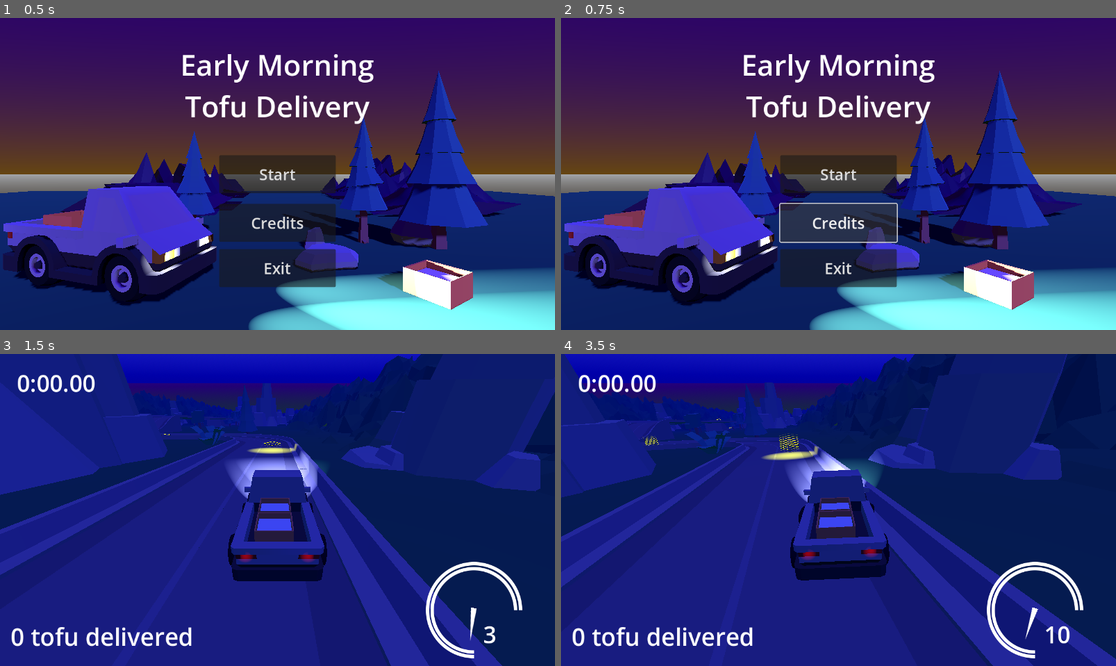
Above: before the commit, frames 1-4 (two rows, left to right).
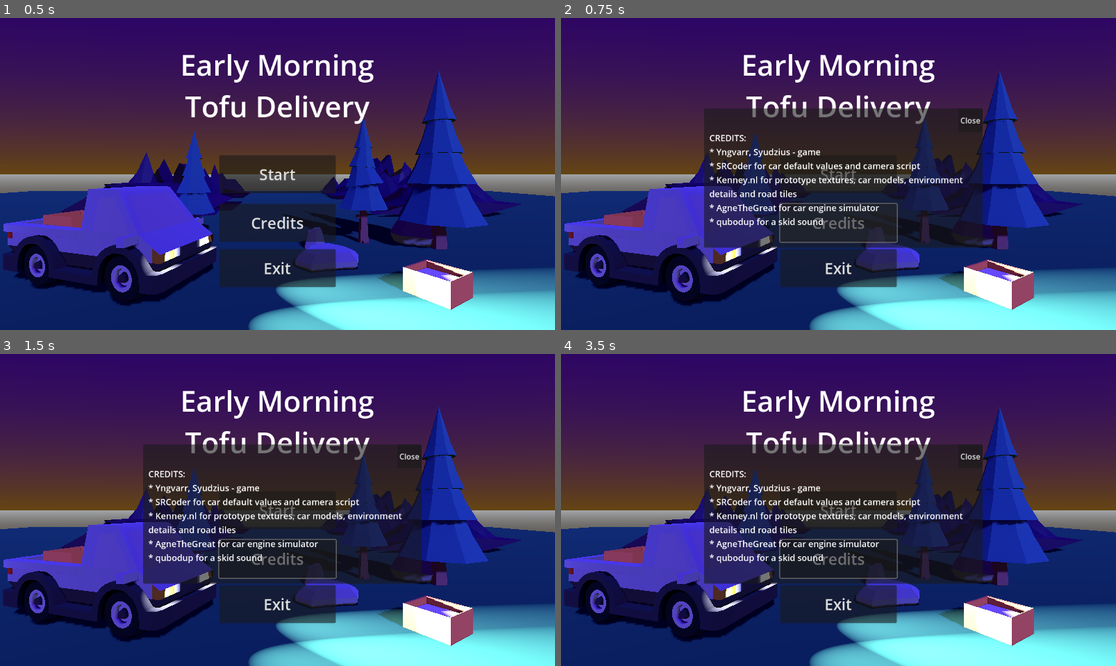
Above: after the commit, the same moments.

Repository: Yngwarr/tofu-delivery-game
Game: Godot game, scene res://scenes/MainMenu.tscn
Same seed, same stepped clock (60 frames per second), same inputs: the game is played once before the commit and once after it.
Inputs (mouse positions are in pixels of both pictures, inside the frame that each line leads up to):
- Up to frame 1 (0.5 s): no input
- Up to frame 2 (0.75 s): click "Credits" at 0.5 s
- Up to frame 3 (1.5 s): click "Start" at 1.25 s
- Up to frame 4 (3.5 s): click (838, 510) at 2 s, where only the run after the commit has a clickable "Start"; hold D (steer_right) from 2.78 s (still down); tap W (throttle) at 2.85 s

Frame 1 is identical in both runs. In frame 2, 19% of the frame differs, in the area x 25-76%, y 28-74%; in frame 3, 92%, in the area x 0-100%, y 0-100%; in frame 4, 91%.

Commit message:
final fixes

Diff:
--- a/project.godot
+++ b/project.godot
@@ -20,26 +20,35 @@
 throttle={
 "deadzone": 0.5,
 "events": [Object(InputEventKey,"resource_local_to_scene":false,"resource_name":"","device":-1,"window_id":0,"alt_pressed":false,"shift_pressed":false,"ctrl_pressed":false,"meta_pressed":false,"pressed":false,"keycode":0,"physical_keycode":87,"key_label":0,"unicode":119,"echo":false,"script":null)
+, Object(InputEventKey,"resource_local_to_scene":false,"resource_name":"","device":-1,"window_id":0,"alt_pressed":false,"shift_pressed":false,"ctrl_pressed":false,"meta_pressed":false,"pressed":false,"keycode":0,"physical_keycode":4194320,"key_label":0,"unicode":0,"echo":false,"script":null)
+, Object(InputEventJoypadMotion,"resource_local_to_scene":false,"resource_name":"","device":-1,"axis":5,"axis_value":1.0,"script":null)
 ]
 }
 brake={
 "deadzone": 0.5,
 "events": [Object(InputEventKey,"resource_local_to_scene":false,"resource_name":"","device":-1,"window_id":0,"alt_pressed":false,"shift_pressed":false,"ctrl_pressed":false,"meta_pressed":false,"pressed":false,"keycode":0,"physical_keycode":83,"key_label":0,"unicode":115,"echo":false,"script":null)
+, Object(InputEventKey,"resource_local_to_scene":false,"resource_name":"","device":-1,"window_id":0,"alt_pressed":false,"shift_pressed":false,"ctrl_pressed":false,"meta_pressed":false,"pressed":false,"keycode":0,"physical_keycode":4194322,"key_label":0,"unicode":0,"echo":false,"script":null)
+, Object(InputEventJoypadMotion,"resource_local_to_scene":false,"resource_name":"","device":-1,"axis":4,"axis_value":1.0,"script":null)
 ]
 }
 steer_left={
 "deadzone": 0.5,
 "events": [Object(InputEventKey,"resource_local_to_scene":false,"resource_name":"","device":-1,"window_id":0,"alt_pressed":false,"shift_pressed":false,"ctrl_pressed":false,"meta_pressed":false,"pressed":false,"keycode":0,"physical_keycode":65,"key_label":0,"unicode":97,"echo":false,"script":null)
+, Object(InputEventKey,"resource_local_to_scene":false,"resource_name":"","device":-1,"window_id":0,"alt_pressed":false,"shift_pressed":false,"ctrl_pressed":false,"meta_pressed":false,"pressed":false,"keycode":0,"physical_keycode":4194319,"key_label":0,"unicode":0,"echo":false,"script":null)
+, Object(InputEventJoypadMotion,"resource_local_to_scene":false,"resource_name":"","device":-1,"axis":0,"axis_value":-1.0,"script":null)
 ]
 }
 steer_right={
 "deadzone": 0.5,
 "events": [Object(InputEventKey,"resource_local_to_scene":false,"resource_name":"","device":-1,"window_id":0,"alt_pressed":false,"shift_pressed":false,"ctrl_pressed":false,"meta_pressed":false,"pressed":false,"keycode":0,"physical_keycode":68,"key_label":0,"unicode":100,"echo":false,"script":null)
+, Object(InputEventKey,"resource_local_to_scene":false,"resource_name":"","device":-1,"window_id":0,"alt_pressed":false,"shift_pressed":false,"ctrl_pressed":false,"meta_pressed":false,"pressed":false,"keycode":0,"physical_keycode":4194321,"key_label":0,"unicode":0,"echo":false,"script":null)
+, Object(InputEventJoypadMotion,"resource_local_to_scene":false,"resource_name":"","device":-1,"axis":0,"axis_value":1.0,"script":null)
 ]
 }
 reset={
 "deadzone": 0.5,
 "events": [Object(InputEventKey,"resource_local_to_scene":false,"resource_name":"","device":-1,"window_id":0,"alt_pressed":false,"shift_pressed":false,"ctrl_pressed":false,"meta_pressed":false,"pressed":false,"keycode":0,"physical_keycode":82,"key_label":0,"unicode":114,"echo":false,"script":null)
+, Object(InputEventJoypadButton,"resource_local_to_scene":false,"resource_name":"","device":-1,"button_index":4,"pressure":0.0,"pressed":false,"script":null)
 ]
 }
 
--- a/scenes/Game.tscn
+++ b/scenes/Game.tscn
@@ -589,10 +589,10 @@
 material_override = ExtResource("11_4av16")
 
 [node name="mount13" parent="." instance=ExtResource("29_q52s7")]
-transform = Transform3D(-3.52738, -0.527171, 3.50424, -0.739047, 4.94508, 2.22045e-15, -3.46574, -0.517959, -3.56656, 83.8804, -149.927, 1249.33)
+transform = Transform3D(-3.56625, 0, 3.50455, 0, 5, 0, -3.50454, 0, -3.56626, 83.8804, -160.683, 1249.33)
 
 [node name="Plane" parent="mount13" index="0"]
-transform = Transform3D(1, 0, 0, 0, 1, 0, 4.9738e-14, 5.32907e-15, 1, 4.00096, -4.77998, -4.8018)
+transform = Transform3D(1, 7.45058e-09, -2.98023e-08, 0, 1, 0, 2.98023e-08, 0, 1, 4.00096, -4.77998, -4.8018)
 material_override = ExtResource("11_4av16")
 
 [node name="mount15" parent="." instance=ExtResource("29_q52s7")]
--- a/scenes/MainMenu.tscn
+++ b/scenes/MainMenu.tscn
@@ -12,6 +12,7 @@
 [ext_resource type="Script" path="res://src/ButtonStart.gd" id="10_w73st"]
 [ext_resource type="PackedScene" uid="uid://ucubnjga7flw" path="res://scenes/Game.tscn" id="11_rc4kc"]
 [ext_resource type="Script" path="res://src/ButtonExit.gd" id="12_mwo6s"]
+[ext_resource type="Script" path="res://src/ButtonCredits.gd" id="12_v6e5v"]
 
 [sub_resource type="StandardMaterial3D" id="StandardMaterial3D_aq2cb"]
 albedo_color = Color(0.172549, 0.45098, 0.294118, 1)
@@ -131,7 +132,7 @@
 script = ExtResource("10_w73st")
 next_scene = ExtResource("11_rc4kc")
 
-[node name="ButtonCredits" type="Button" parent="MenuButtons"]
+[node name="ButtonCredits" type="Button" parent="MenuButtons" node_paths=PackedStringArray("window")]
 anchors_preset = 8
 anchor_left = 0.5
 anchor_top = 0.5
@@ -145,6 +146,8 @@
 grow_vertical = 2
 theme_override_font_sizes/font_size = 32
 text = "Credits"
+script = ExtResource("12_v6e5v")
+window = NodePath("../../CreditsWindow")
 
 [node name="ButtonExit" type="Button" parent="MenuButtons"]
 anchors_preset = 8
@@ -190,10 +193,10 @@
 anchor_top = 0.5
 anchor_right = 0.5
 anchor_bottom = 0.5
-offset_left = -270.5
-offset_top = -291.5
-offset_right = 270.5
-offset_bottom = 291.5
+offset_left = -279.0
+offset_top = -136.0
+offset_right = 299.0
+offset_bottom = 153.0
 grow_horizontal = 2
 grow_vertical = 2
 
@@ -204,23 +207,21 @@
 anchor_top = 0.5
 anchor_right = 0.5
 anchor_bottom = 0.5
-offset_left = -229.5
-offset_top = -279.5
-offset_right = 229.5
-offset_bottom = 279.5
+offset_left = -278.0
+offset_top = -105.5
+offset_right = 291.0
+offset_bottom = 113.5
 grow_horizontal = 2
 grow_vertical = 2
 text = "CREDITS:
-* Yngwarr, Syudzius - game
-* SRCoder for car default values and camera script (via https://youtu.be/6A6tp-rKy3Y?list=PLbxeTux6kwSD8z4BQH_mJZDclkrRKyw1A);
-* Kenney.nl for:
-	* prototype textures (via https://kenney.nl/assets/prototype-textures)
-	* car models (via https://kenney.nl/assets/car-kit)
-* AgneTheGreat for car engine simulator (via https://github.com/Engine-Simulator/engine-sim-community-edition)
-* qubodup for a skid sound (via https://opengameart.org/content/car-tire-squeal-skid-loop)
-* Andreas Viklund for background music (via http://modarchive.org/index.php?request=view_by_moduleid&query=34322, modified)"
+* Yngvarr, Syudzius - game
+* SRCoder for car default values and camera script
+* Kenney.nl for prototype textures, car models, environment
+details and road tiles
+* AgneTheGreat for car engine simulator
+* qubodup for a skid sound
+* Andreas Viklund for background music"
 label_settings = SubResource("LabelSettings_tgdeo")
-horizontal_alignment = 1
 vertical_alignment = 1
 autowrap_mode = 2
 text_overrun_behavior = 1
@@ -235,4 +236,6 @@
 grow_horizontal = 0
 text = "Close"
 
+[connection signal="pressed" from="CreditsWindow/Panel/Button" to="CreditsWindow" method="hide"]
+
 [editable path="MeshInstance3D/terrain"]
--- /dev/null
+++ b/src/ButtonCredits.gd
@@ -0,0 +1,6 @@
+extends Button
+
+@export var window: CanvasLayer
+
+func _ready():
+	pressed.connect(window.show)
Not shown, changed: export_presets.cfg
Not shown: 1 places in scenes/MainMenu.tscn that only renumber resources
